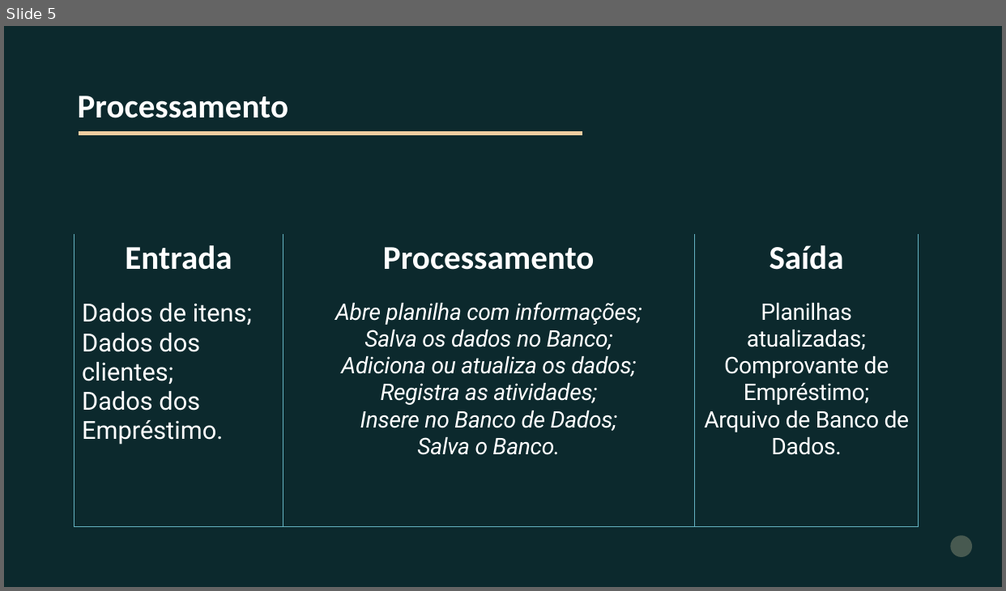
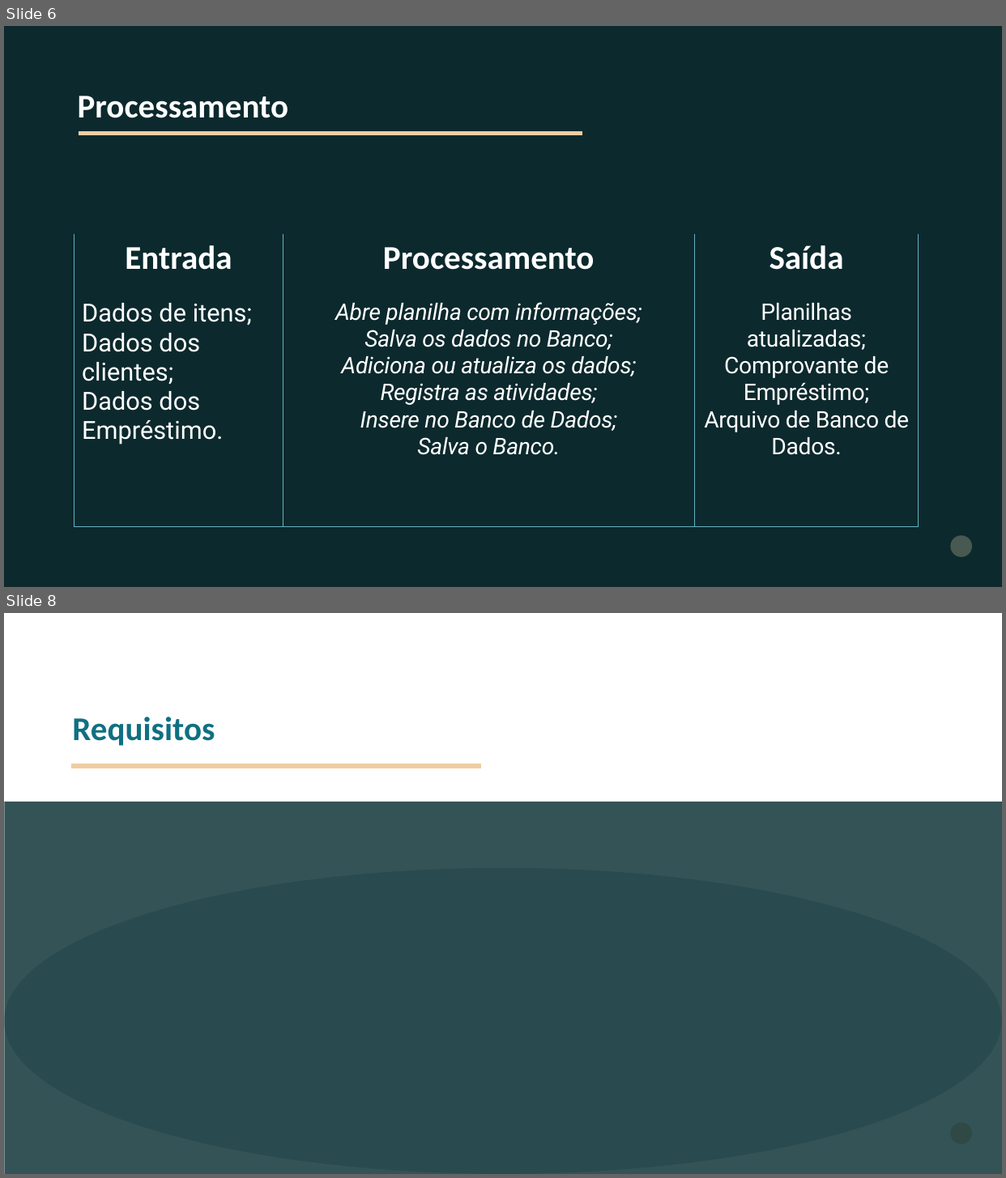
Before and after one commit to jpesilva/InventoryControlSystem, a slide deck: Documentation/Apresentacoes/1a_SI.pptx. Shown one above the other, each under a label of ours: slide 5 before the commit, slides 6 and 8 after it; the slides between them are not shown. The pictures are 1006x591 and 1006x1178 pixels, drawn with LibreOffice and Linux fonts; fonts in the diff are those of the drawing; grey boxes stand for pictures; background and template pictures are left out; a plain dark background stands for a picture behind light text. Boxes give left, top, right and bottom in pixels: in the first picture for what was removed or moved away, otherwise in the second. Text is boxed around its words. In the diff, an @@ line names an element or a change of style, - is before the commit and + after.

Commit message:
Requisitos 12-09

```diff
--- a/Documentation/Apresentacoes/1a_SI.pptx
+++ b/Documentation/Apresentacoes/1a_SI.pptx
@@ slide 8 added at bbox=[4, 613, 1002, 1174], background #FFFFFF; not listed: 1 template element that a slide beside it also shows @@
@@ text added at bbox=[72, 717, 215, 746], 32 pt, text #107082, bold @@
+Requisitos
@@ freeform shape added at bbox=[71, 766, 482, 770], outline #F0CDA1 4.31 pt @@
@@ freeform shape added at bbox=[4, 802, 1002, 1174], fill #00292E at 80% opacity @@
@@ picture added at bbox=[4, 868, 1002, 1174] @@
@@ what was slide 5 is now slide 6 @@
```
Also in this commit, not shown: 3 slides changed, 3 other slides added, 4 other files.
